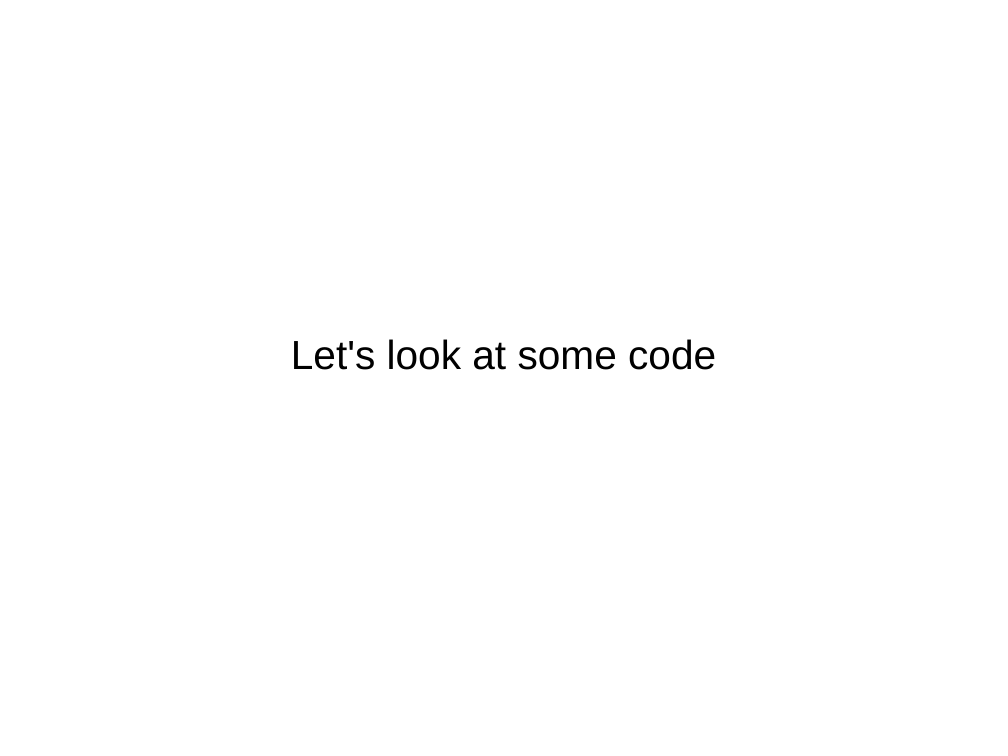
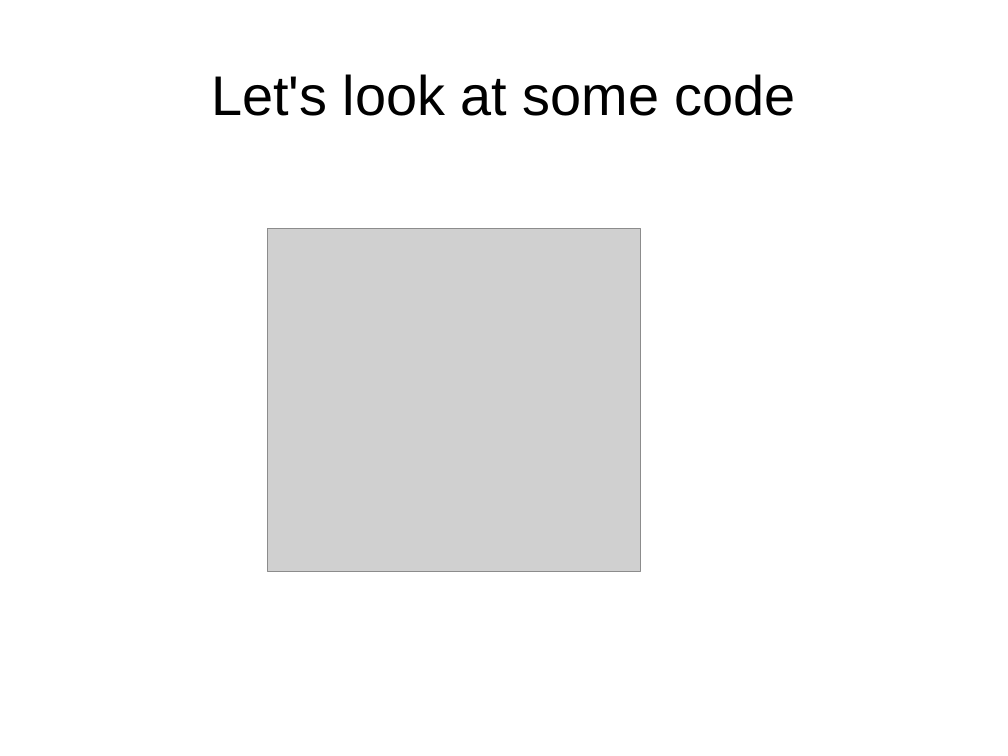
Before and after one commit to philtomson/OSBridge2012Talk, a slide deck: slide 22 of OSBridge2012.odp (slide 18 before the commit). Drawn at 1008x756 pixels with LibreOffice and Linux fonts; fonts in the diff are those of the drawing; grey boxes stand for pictures. Boxes give left, top, right and bottom in pixels: in the first picture for what was removed or moved away, otherwise in the second. Text is boxed around its words. In the diff, an @@ line names an element or a change of style, - is before the commit and + after.

```diff
--- a/OSBridge2012.odp
+++ b/OSBridge2012.odp
@@ title "Let's look at some code" at box(211, 74, 796, 116): size 32 to 44 pt @@
@@ picture added at box(267, 229, 640, 572) @@
```
Also in this commit, not shown: 4 other slides changed, 5 slides added, 2 other files.
